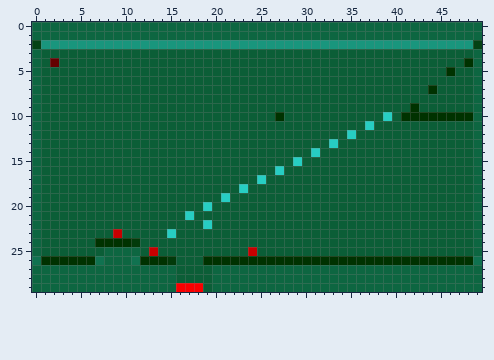
File history of a pixel-art sprite, res/lvls/2.png. The picture above is the old version.
The file is 50x30 pixels. Colours within 5 levels of each other are drawn and written as one.
New version:
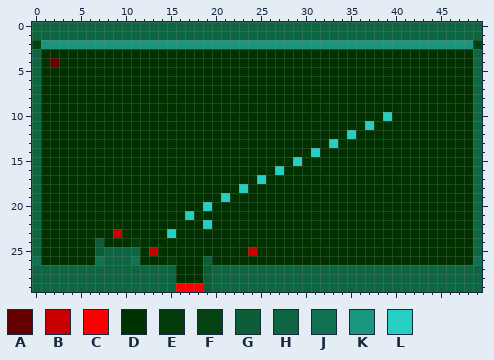
Palette (. is transparent): A #640000  B #c80000  C #fa0000  D #003200  E #023a0a  F #044214  G #0b5e37  H #0d6641  J #107250  K #19967d  L #27cec3
The exact change:
Changed rows in their new state; - is an unchanged pixel.
first column x 1:
 3 DDDDDDDDDDDDDDDDDDDDDDDDDDDDDDDDDDDDDDDDDDDDDDDD
 4 D-DDDDDDDDDDDDDDDDDDDDDDDDDDDDDDDDDDDDDDDDDDDDD-
 5 DDDDDDDDDDDDDDDDDDDDDDDDDDDDDDDDDDDDDDDDDDDDD-DD
 6 DDDDDDDDDDDDDDDDDDDDDDDDDDDDDDDDDDDDDDDDDDDDDDDD
 7 DDDDDDDDDDDDDDDDDDDDDDDDDDDDDDDDDDDDDDDDDDD-DDDD
 8 DDDDDDDDDDDDDDDDDDDDDDDDDDDDDDDDDDDDDDDDDDDDDDDD
 9 DDDDDDDDDDDDDDDDDDDDDDDDDDDDDDDDDDDDDDDDD-DDDDDD
10 DDDDDDDDDDDDDDDDDDDDDDDDDD-DDDDDDDDDDD-D--------
11 DDDDDDDDDDDDDDDDDDDDDDDDDDDDDDDDDDDD-DDDDDDDDDDD
12 DDDDDDDDDDDDDDDDDDDDDDDDDDDDDDDDDD-DDDDDDDDDDDDD
13 DDDDDDDDDDDDDDDDDDDDDDDDDDDDDDDD-DDDDDDDDDDDDDDD
14 DDDDDDDDDDDDDDDDDDDDDDDDDDDDDD-DDDDDDDDDDDDDDDDD
15 DDDDDDDDDDDDDDDDDDDDDDDDDDDD-DDDDDDDDDDDDDDDDDDD
16 DDDDDDDDDDDDDDDDDDDDDDDDDD-DDDDDDDDDDDDDDDDDDDDD
17 DDDDDDDDDDDDDDDDDDDDDDDD-DDDDDDDDDDDDDDDDDDDDDDD
18 DDDDDDDDDDDDDDDDDDDDDD-DDDDDDDDDDDDDDDDDDDDDDDDD
19 DDDDDDDDDDDDDDDDDDDD-DDDDDDDDDDDDDDDDDDDDDDDDDDD
20 DDDDDDDDDDDDDDDDDD-DDDDDDDDDDDDDDDDDDDDDDDDDDDDD
21 DDDDDDDDDDDDDDDD-DDDDDDDDDDDDDDDDDDDDDDDDDDDDDDD
22 DDDDDDDDDDDDDDDDDD-DDDDDDDDDDDDDDDDDDDDDDDDDDDDD
23 DDDDDDDD-DDDDD-DDDDDDDDDDDDDDDDDDDDDDDDDDDDDDDDD
24 DDDDDDG----DDDDDDDDDDDDDDDDDDDDDDDDDDDDDDDDDDDDD
25 DDDDDD-----D-DDDDDDDDDD-DDDDDDDDDDDDDDDDDDDDDDDD
26 ---------------DDDG-----------------------------
27 ---------------DDD------------------------------
28 ---------------DDD------------------------------
Pixel boxes of the changes (left, top, right, bottom) in both pictures:
changed: (41, 49, 473, 283)
